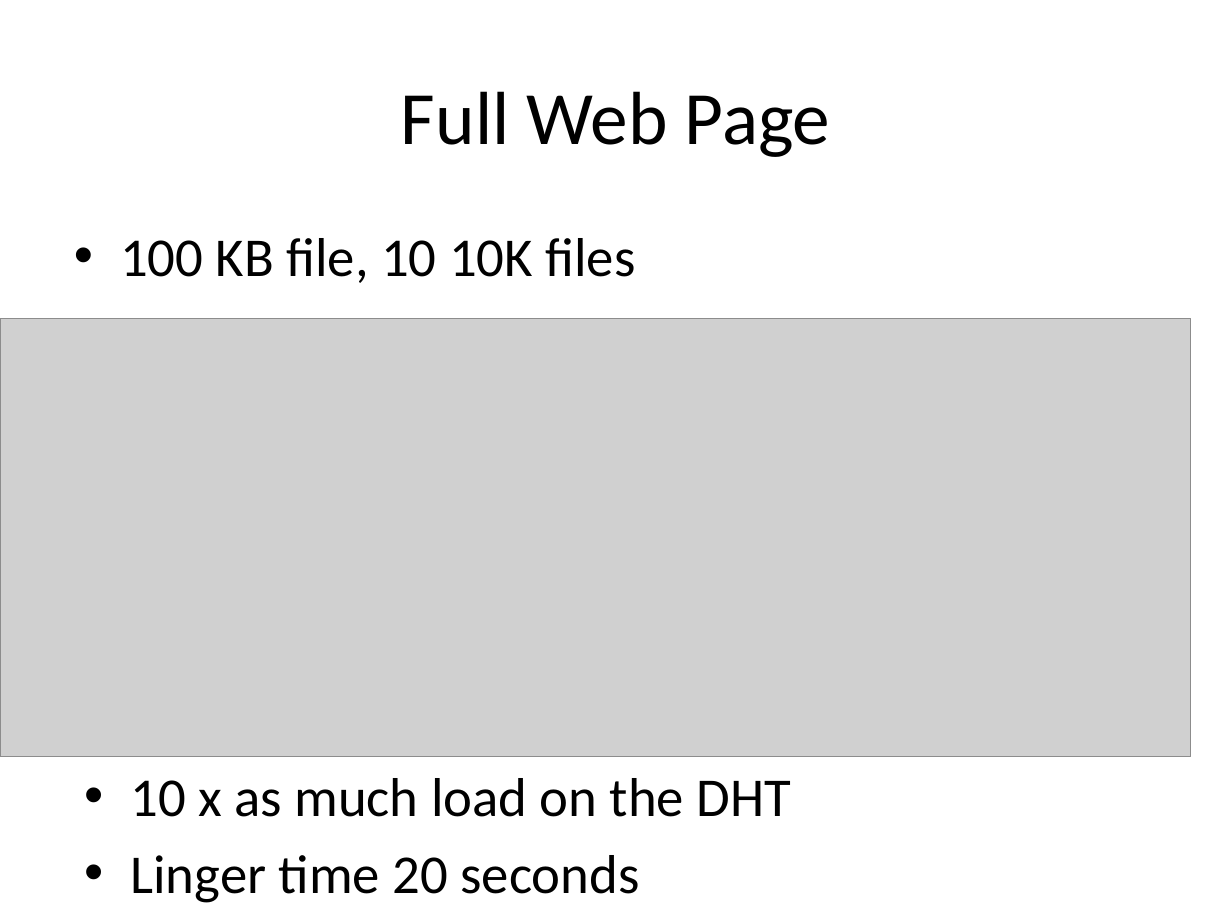
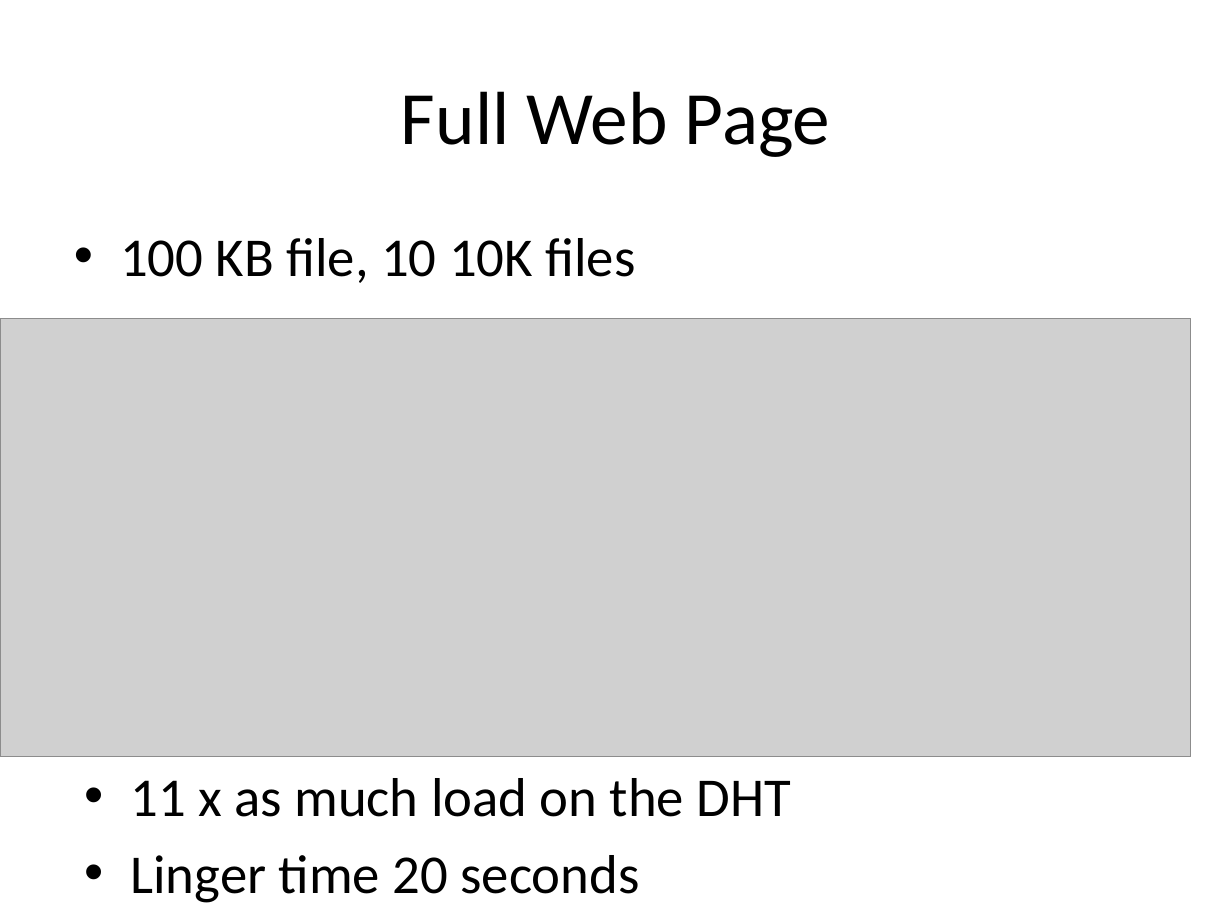
Before and after one commit to rdp/p2pwebclient, a slide deck: slide 26 of thesis_presentation/How to Make the Internet Faster.pptx. Drawn at 1232x924 pixels with LibreOffice and Linux fonts; fonts in the diff are those of the drawing; grey boxes stand for pictures. Boxes give left, top, right and bottom in pixels: in the first picture for what was removed or moved away, otherwise in the second. Text is boxed around its words. In the diff, an @@ line names an element or a change of style, - is before the commit and + after.

```diff
--- a/thesis_presentation/How to Make the Internet Faster.pptx
+++ b/thesis_presentation/How to Make the Internet Faster.pptx
@@ text at (130,778,791,817): text changed @@
-• 10 x as much load on the DHT
+• 11 x as much load on the DHT
```
Also in this commit, not shown: 4 other slides changed, 1 other file.
